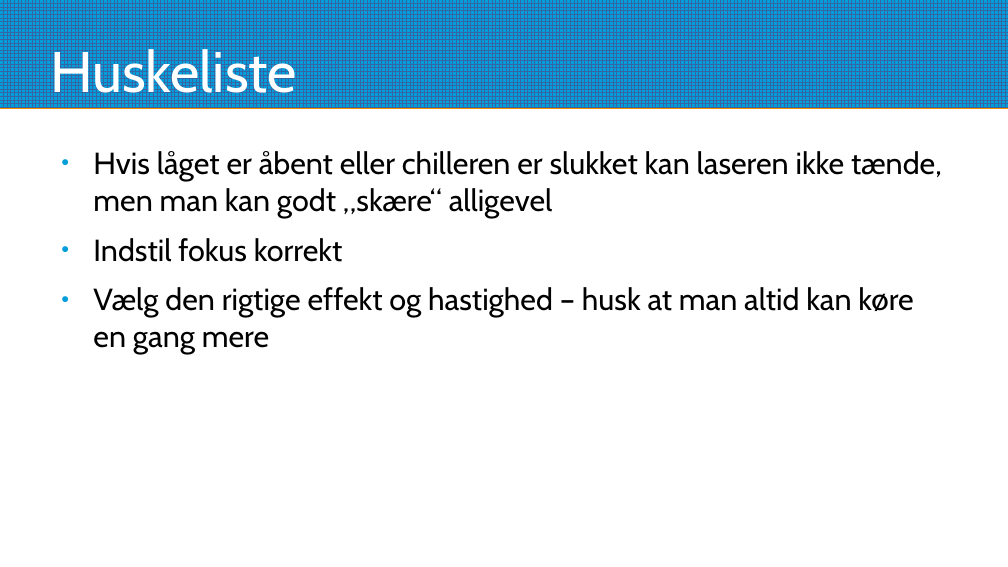
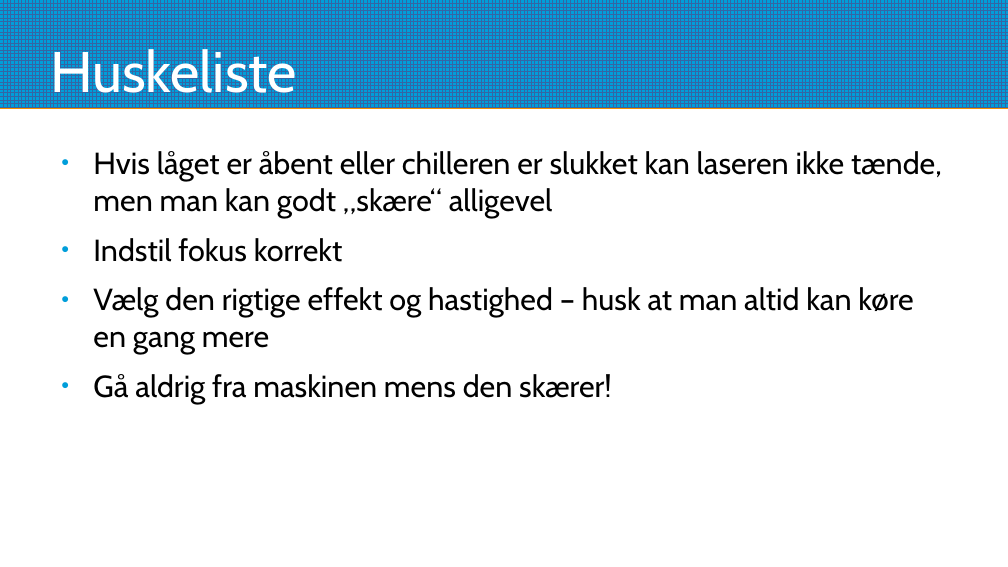
Before and after one commit to Hal9k-dk/lasersaur, a slide deck: slide 6 of intro/lasersaurintro.odp. Drawn at 1008x567 pixels with LibreOffice and Linux fonts; fonts in the diff are those of the drawing. Boxes give left, top, right and bottom in pixels: in the first picture for what was removed or moved away, otherwise in the second. Text is boxed around its words. In the diff, an @@ line names an element or a change of style, - is before the commit and + after.

Commit message:
Update.

```diff
--- a/intro/lasersaurintro.odp
+++ b/intro/lasersaurintro.odp
@@ text at <box>93,374,612,404</box>: paragraph added @@
+● Gå aldrig fra maskinen mens den skærer!
```
Also in this commit, not shown: 2 slides added.
